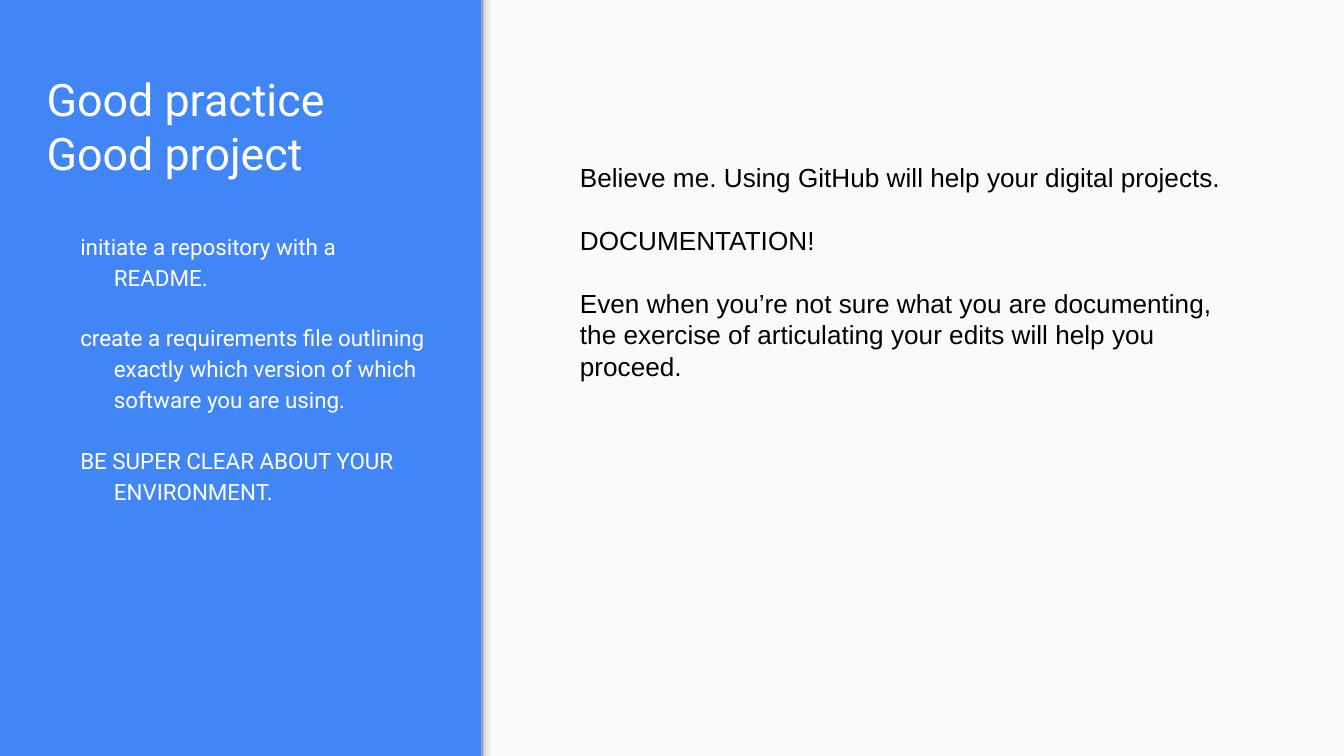
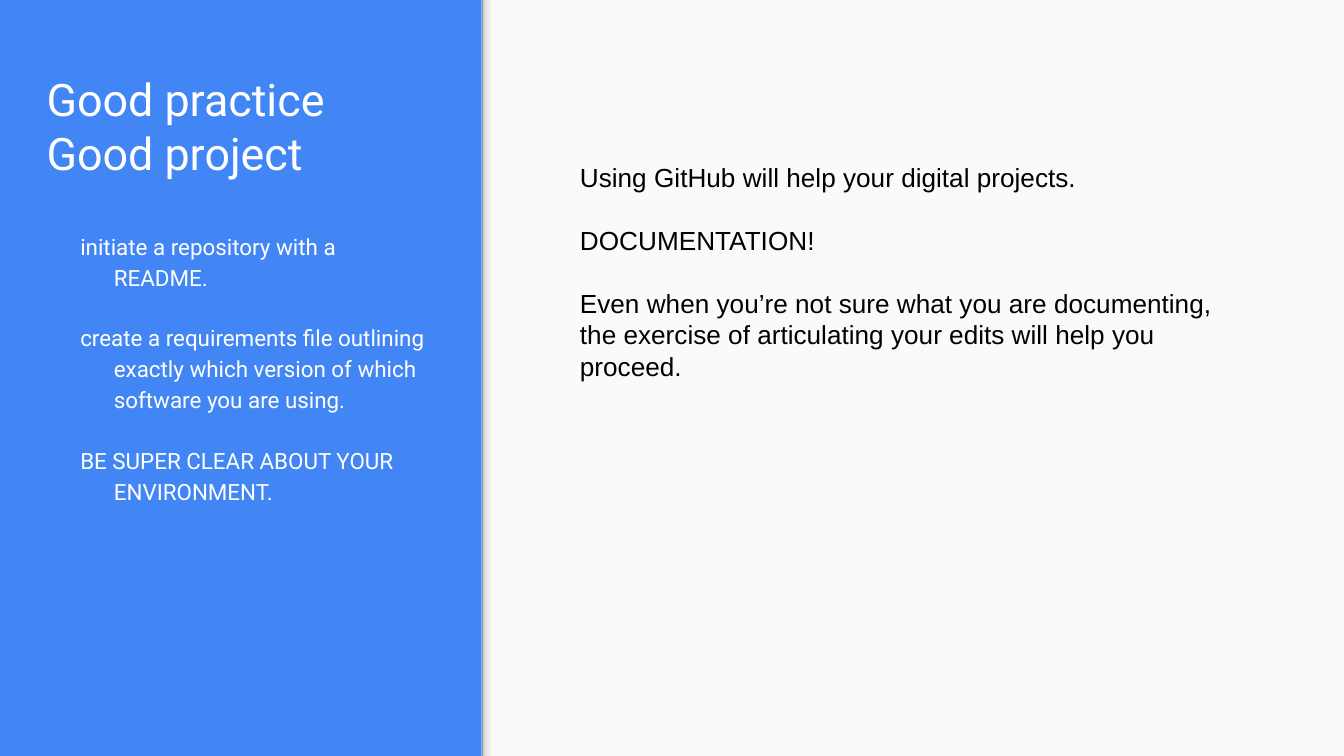
Before and after one commit to jojokarlin/Git_DRI_Jan_2017, a slide deck: slide 13 of GitHub.pptx (slide 15 before the commit). Drawn at 1344x756 pixels with LibreOffice and Linux fonts; fonts in the diff are those of the drawing. Boxes give left, top, right and bottom in pixels: in the first picture for what was removed or moved away, otherwise in the second. Text is boxed around its words. In the diff, an @@ line names an element or a change of style, - is before the commit and + after.

```diff
--- a/GitHub.pptx
+++ b/GitHub.pptx
@@ text at box(580, 168, 1076, 193): text changed @@
-Believe me. Using GitHub will help your digital projects.
+Using GitHub will help your digital projects.
```
Also in this commit, not shown: 7 other slides changed, 3 slides removed, 5 other files.
